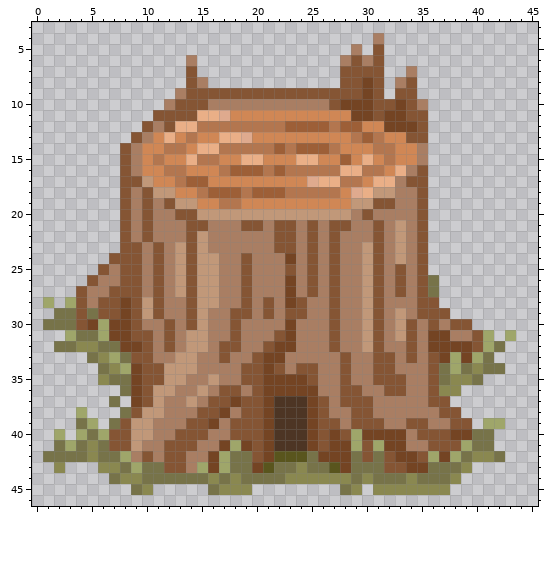
Pixel-art file -- Design/buildings-tileset.aseprite. That is the earlier state.
192x192 pixels, 1 frame. Shown: x 0..45, y 3..46. The commit also changed other parts of the picture, which this record leaves out.
Now the later version:
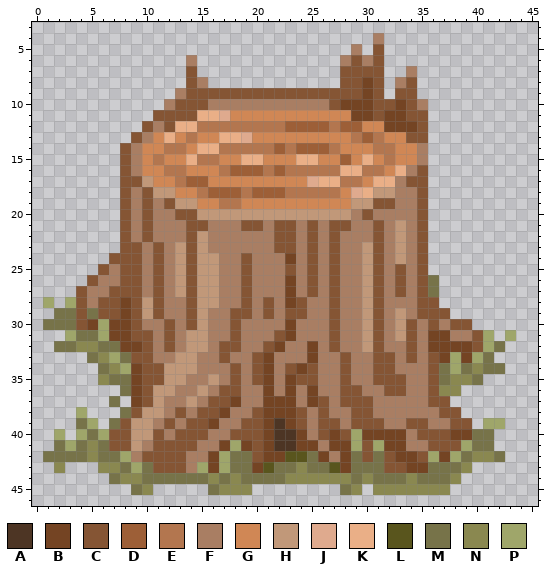
Palette (. is transparent): A #4d3524  B #744423  C #855534  D #9d5f37  E #b3764f  F #a97e63  G #d08755  H #c19879  J #dfaa8e  K #eaaf87  L #59551d  M #777349  N #8a8850  P #9fa66a
The edit:
Changed rows in their new state; - is an unchanged pixel.
Layer "Layer 1":
first column x 11:
32 ------------F-B--
33 -----------F--B--
34 -------CF--FCB---
35 -------CF--F-C---
36 ---------F-F-F---
37 --------FF-BBF---
38 --C-----F--BBCF--
39 -C-----F----BCF--
40 C------------BF--
41 C------------B-F-
42 C----------B----F
43 C----------------
